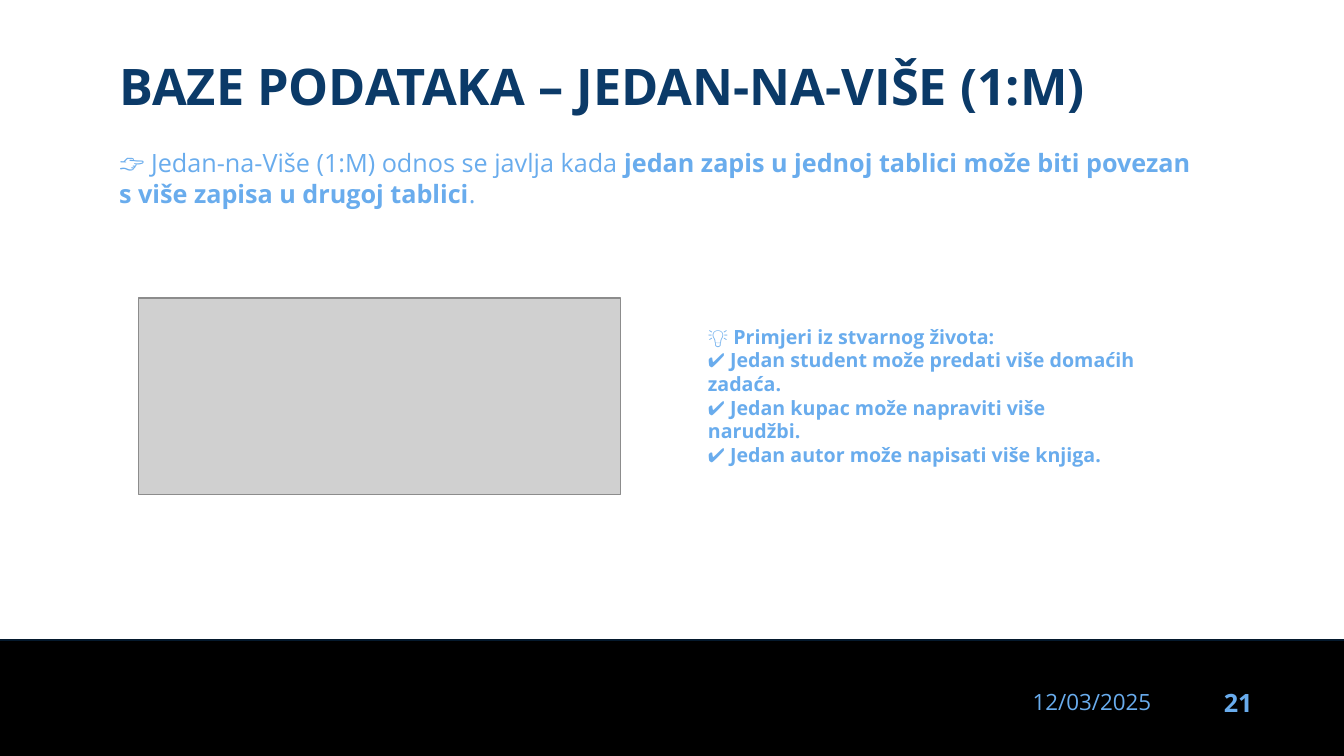
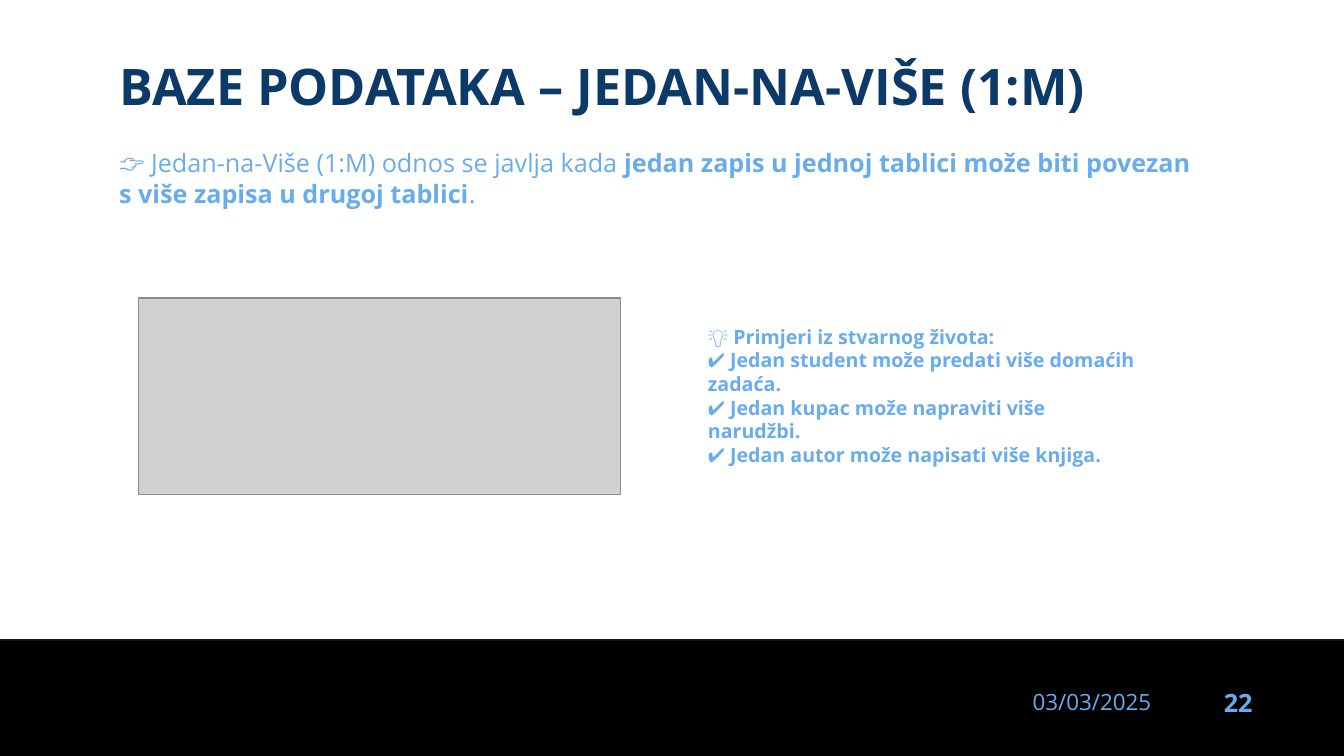
Before and after one commit to dinoDuvnjak/CTK, a slide deck: slide 22 of Bootcamp/DB-uvod/DB-uvod.pptx (slide 21 before the commit). Drawn at 1344x756 pixels with LibreOffice and Linux fonts; fonts in the diff are those of the drawing; grey boxes stand for pictures; background and template pictures are left out. Boxes give left, top, right and bottom in pixels: in the first picture for what was removed or moved away, otherwise in the second. Text is boxed around its words. In the diff, an @@ line names an element or a change of style, - is before the commit and + after.

```diff
--- a/Bootcamp/DB-uvod/DB-uvod.pptx
+++ b/Bootcamp/DB-uvod/DB-uvod.pptx
@@ text at box(1033, 693, 1151, 711): text changed @@
-12/03/2025
+03/03/2025
@@ page number at box(1224, 693, 1253, 712): text changed @@
-21
+22
```
Also in this commit, not shown: 30 other slides changed, 1 slide added.
